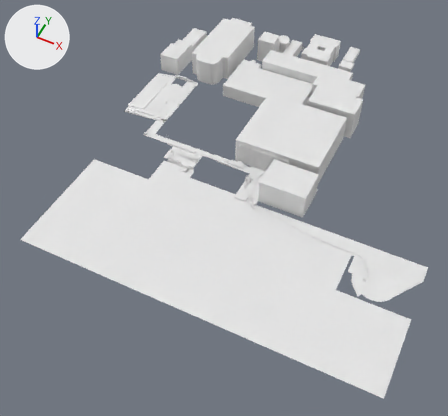
The Blender file VRCoaster.blend: old version first, new version second.
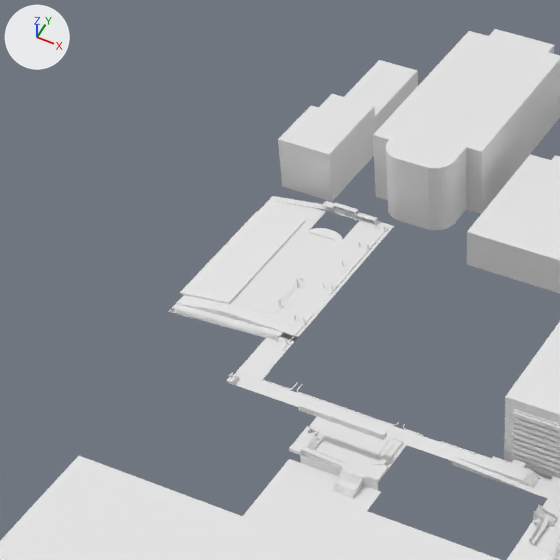
The first picture shows the older version from a 50 mm camera at (78.0, -364.0, 374.0) aimed at (-82.0, -46.0, -25.0). The close-ups show both versions on the part from 15% to 57% of the width and 2% to 47% of the height of that picture; other places that the commit changed are outside them. The lights are fixed; the arrows at upper left show +X, +Y and +Z.

The first close-up shows '平面', '平面.001', '平面.003', '平面.004', '建物が建つ平面', '立方体.004', '立方体.009', '立方体.010', '立方体.011', '立方体.012', '立方体.022', '立方体.077'.
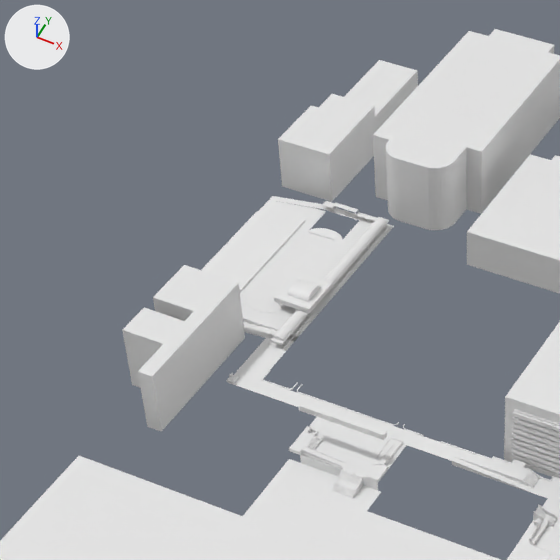
Boxes (x1, y1, x2, y2) around the edits, measured in the close-ups (560 x 560 px):
'立方体.005', shown: after (122, 265, 245, 432)
'立方体.074', shown: after (274, 272, 332, 313)
'円柱.003', shown: after (323, 217, 389, 287)
'円柱.004', shown: after (270, 310, 308, 345)

What changed in the scene script:
```text
Change ob_立方体_005:
    remove ob_立方体_005.hide_set(True)
Change ob_円柱_003:
    remove ob_円柱_003.hide_set(True)
Change ob_円柱_004:
    remove ob_円柱_004.hide_set(True)
Change ob_立方体_074:
    remove ob_立方体_074.hide_set(True)
```
